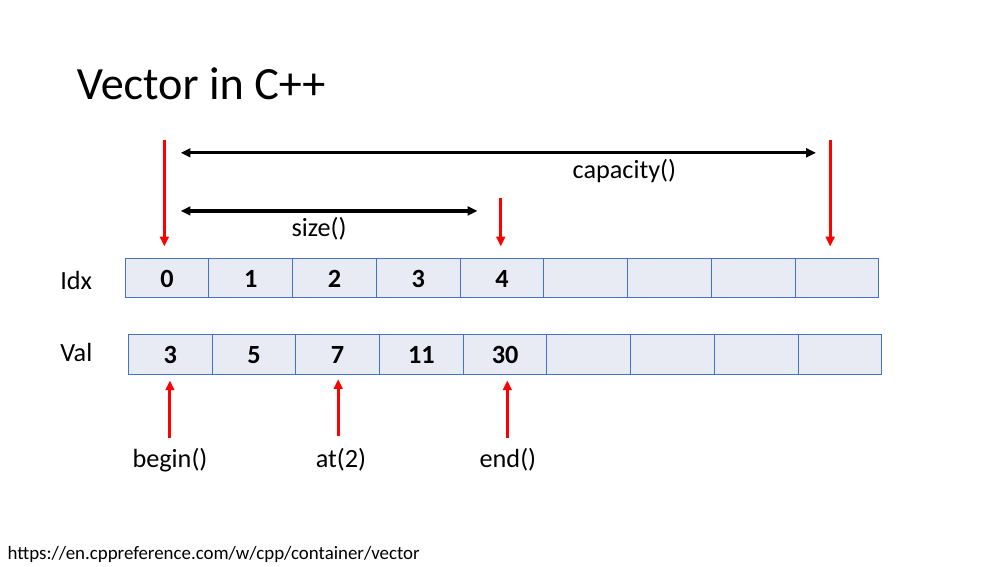
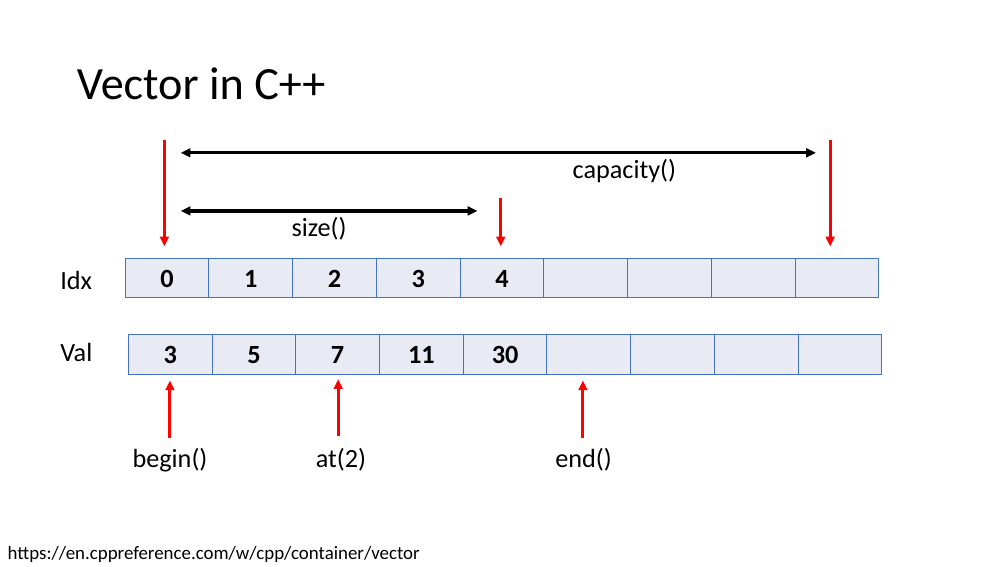
Before and after one commit to CNOCycle/cpp_tutorial, a slide deck: slide 4 of 07-vector_string/00-vector_string.pptx. Drawn at 1008x567 pixels with LibreOffice and Linux fonts; fonts in the diff are those of the drawing. Boxes give left, top, right and bottom in pixels: in the first picture for what was removed or moved away, otherwise in the second. Text is boxed around its words. In the diff, an @@ line names an element or a change of style, - is before the commit and + after.

```diff
--- a/07-vector_string/00-vector_string.pptx
+++ b/07-vector_string/00-vector_string.pptx
@@ arrow moved from (507, 438) - (507, 381) to (583, 438) - (583, 381) @@
@@ text "end()": place and size @@
-text "end()" at [480, 448, 536, 471]
+text "end()" at [555, 448, 611, 471]
```
Also in this commit, not shown: 1 other slide changed, 18 slides added, 7 other files.
